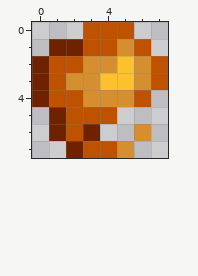
File history of a pixel-art sprite, Projectiles/GhastlyEnt/MiniSapFriendly.png. The first picture shows the starting point.
Rulers count pixels.
After:
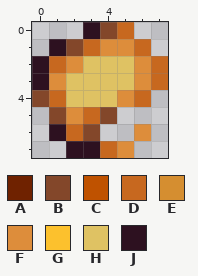
Palette (. is transparent): A #6f2200  B #83472a  C #bf5200  D #c7681f  E #d58e30  F #dd8d3b  G #fcc12d  H #dfc263  J #2d1120
The exact change:
file 16x16 -> 8x8 pixels (blocks of 2x2 -> 1x1; one block is one cell here)
Changed rows in their new state; - is an unchanged pixel.
first column x 0:
0 ---JBD--
1 -JBDFFD-
2 JDFHHHFD
3 JFHHHHFD
4 BDHHHFD-
5 -BFDB---
6 -JDB--F-
7 --JJDF--
Where, in picture pixels (left, top, right, bottom), the same in both pictures:
changed: (32, 22, 168, 158)
